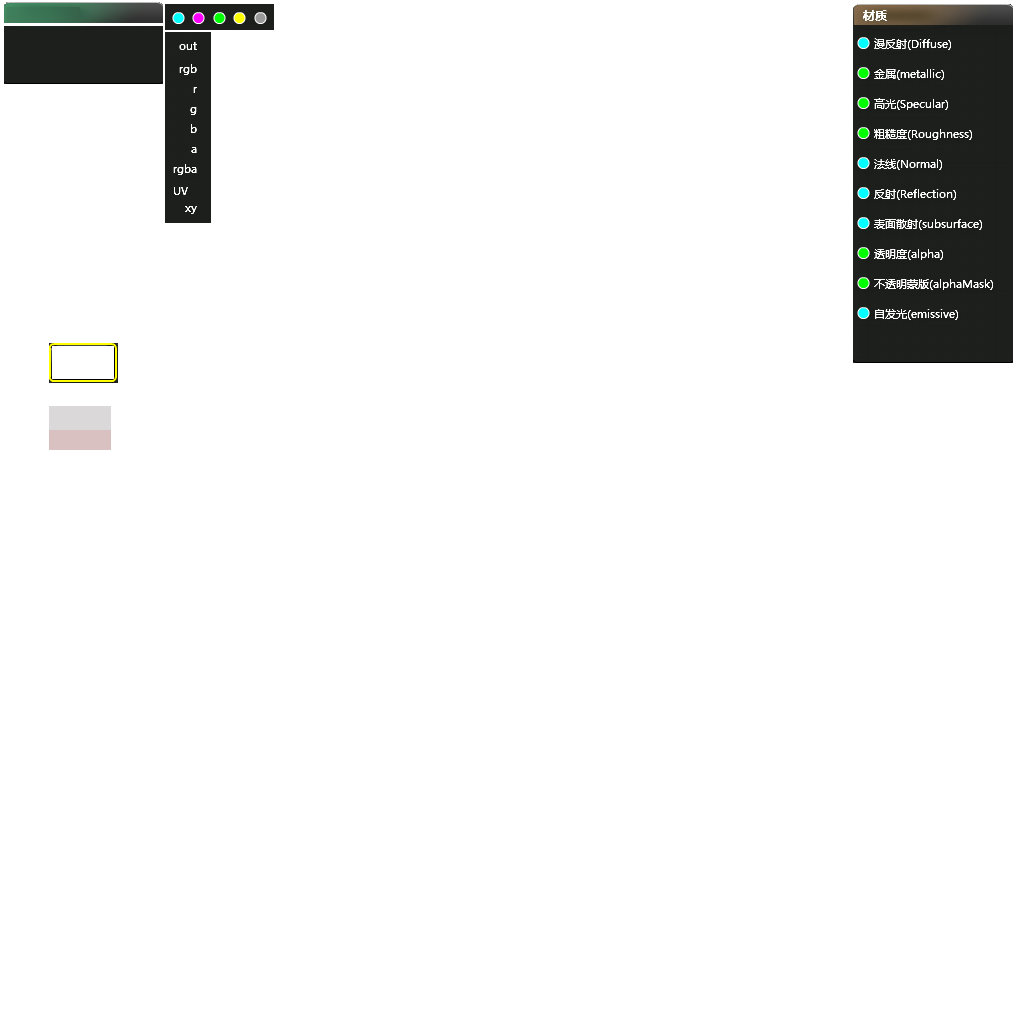
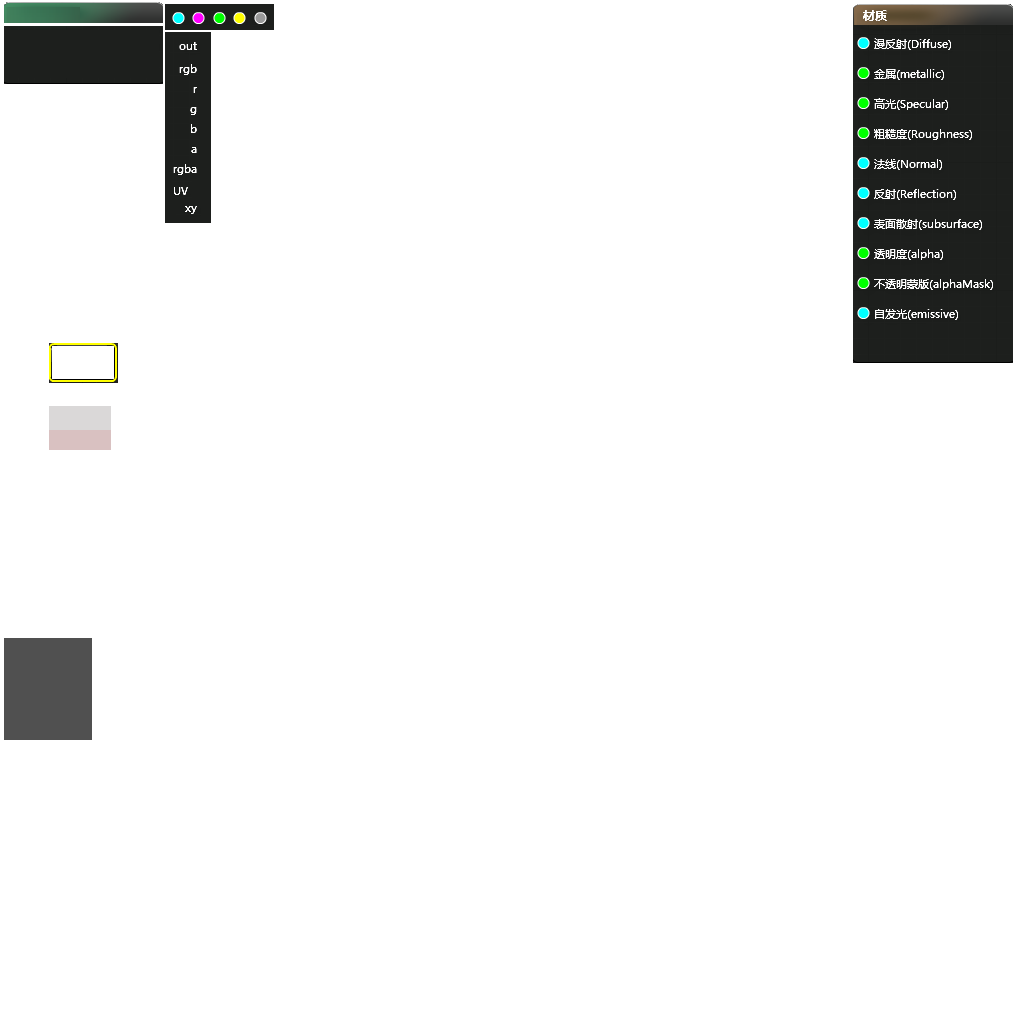
Before/after of a 1024 × 1024 layered artwork. What changed in the layer stack:
moved "图层 17" above "图层 16", painted on it over [4, 638, 92, 740]
